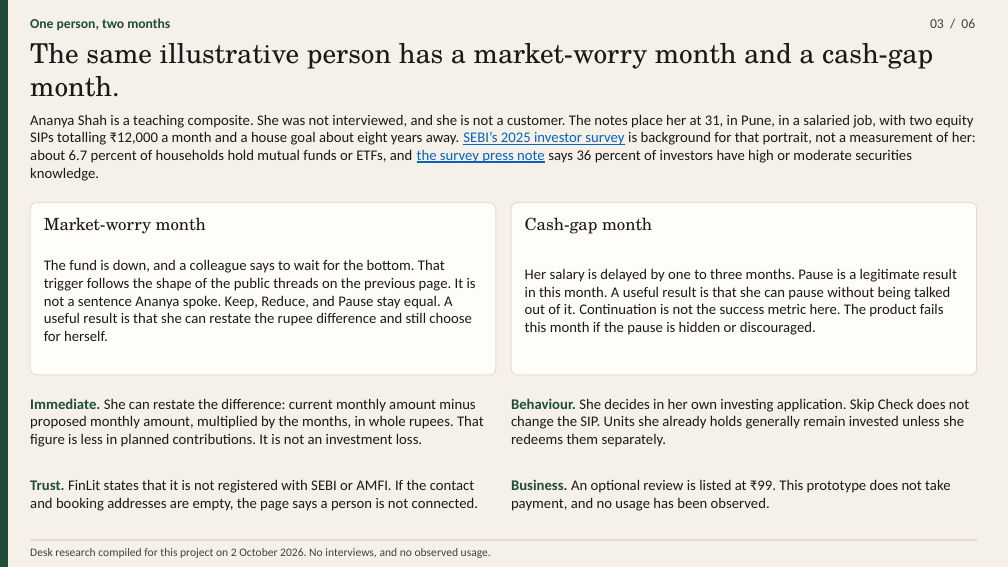
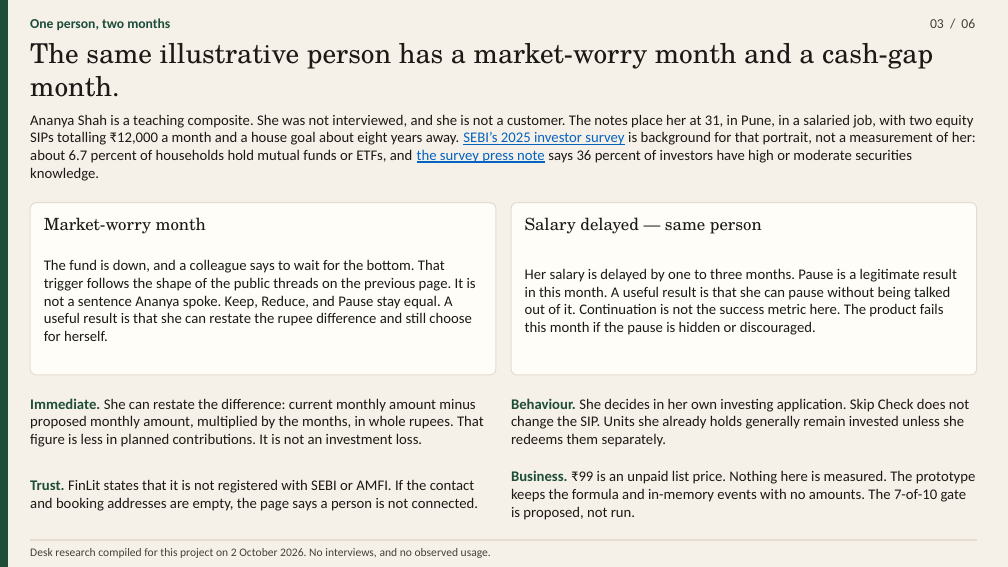
Before and after one commit to parthkapoor2402/finlit-ventures, a slide deck: slide 3 of presentation/out/finlit-skip-check-strategy.pptx. Drawn at 1008x567 pixels with LibreOffice and Linux fonts; fonts in the diff are those of the drawing. Boxes give left, top, right and bottom in pixels: in the first picture for what was removed or moved away, otherwise in the second. Text is boxed around its words. In the diff, an @@ line names an element or a change of style, - is before the commit and + after.

```diff
--- a/presentation/out/finlit-skip-check-strategy.pptx
+++ b/presentation/out/finlit-skip-check-strategy.pptx
@@ text at bbox=[525, 217, 762, 234]: text changed @@
-Cash-gap month
+Salary delayed — same person
@@ text at bbox=[511, 470, 976, 520]: text changed @@
-Business. An optional review is listed at ₹99. This prototype does not take payment, and no usage has been observed.
+Business. ₹99 is an unpaid list price. Nothing here is measured. The prototype keeps the formula and in-memory events with no amounts. The 7-of-10 gate is proposed, not run.
```
Also in this commit, not shown: 5 other slides changed, 5 other files.
